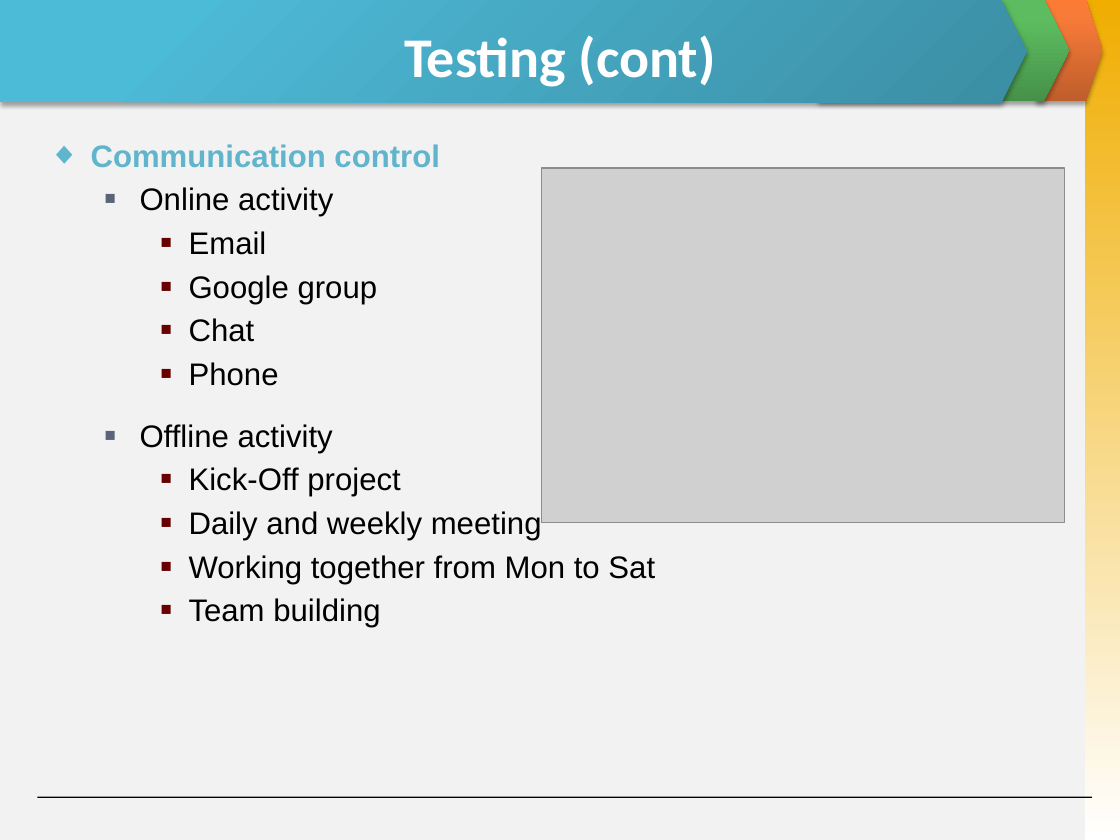
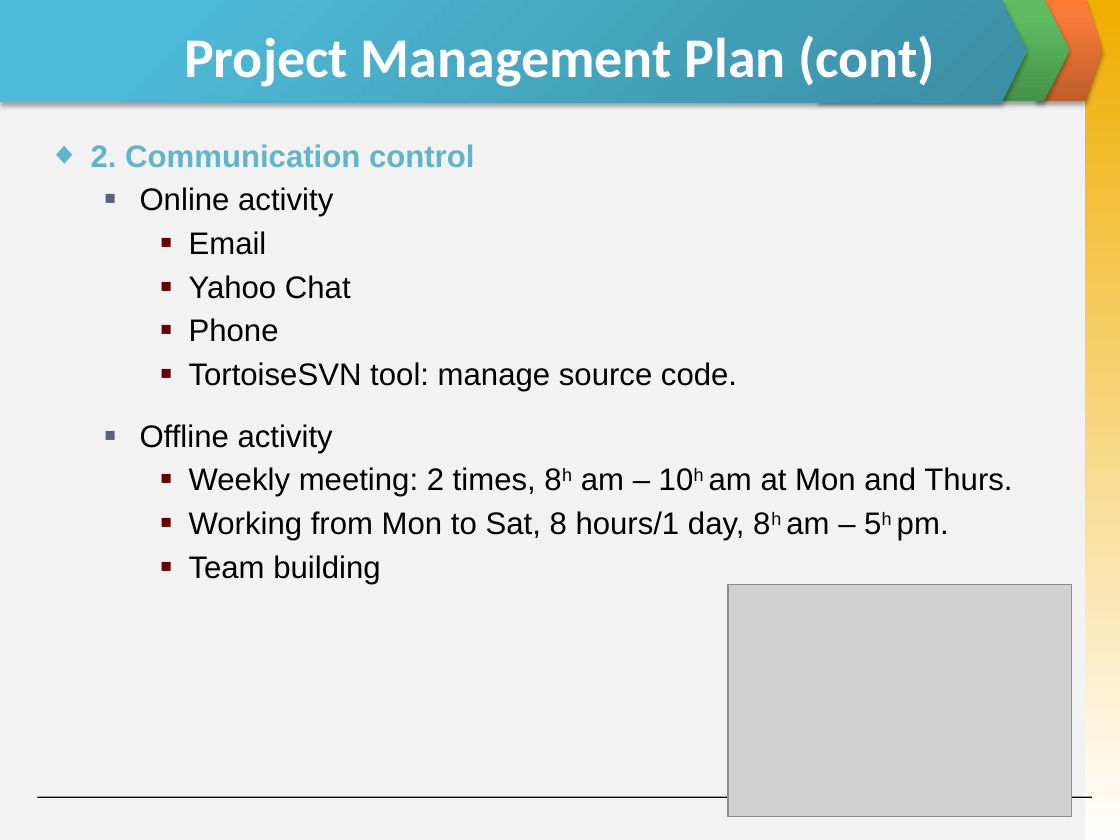
Before and after one commit to skyview059/e-learning-website, a slide deck: slide 12 of Document/Final report/Slide Present E-Learning.pptx (slide 28 before the commit). Drawn at 1120x840 pixels with LibreOffice and Linux fonts; fonts in the diff are those of the drawing; grey boxes stand for pictures. Boxes give left, top, right and bottom in pixels: in the first picture for what was removed or moved away, otherwise in the second. Text is boxed around its words. In the diff, an @@ line names an element or a change of style, - is before the commit and + after.

```diff
--- a/Document/Final report/Slide Present E-Learning.pptx
+++ b/Document/Final report/Slide Present E-Learning.pptx
@@ title at [184, 35, 935, 87]: text changed @@
-Testing (cont)
+Project Management Plan (cont)
@@ text at [91, 144, 474, 168]: text changed @@
-◆ Communication control
+◆ 2. Communication control
@@ text at [189, 275, 351, 299]: text changed @@
-    ■ Google group
-    ■ Chat
+    ■ Yahoo Chat
@@ text at [189, 362, 737, 391]: paragraph added @@
+    ■ TortoiseSVN tool: manage source code.
@@ text at [189, 467, 1012, 540]: text changed @@
-    ■ Kick-Off project
-    ■ Daily and weekly meeting
-    ■ Working together from Mon to Sat
+    ■ Weekly meeting: 2 times, 8h am – 10h am at Mon and Thurs.
+    ■ Working from Mon to Sat, 8 hours/1 day, 8h am – 5h pm.
@@ picture: place and size @@
-picture at [541, 168, 1064, 523]
+picture at [728, 585, 1072, 818]
```
Also in this commit, not shown: 10 other slides changed, 4 slides added, 4 slides removed, 2 other files.
